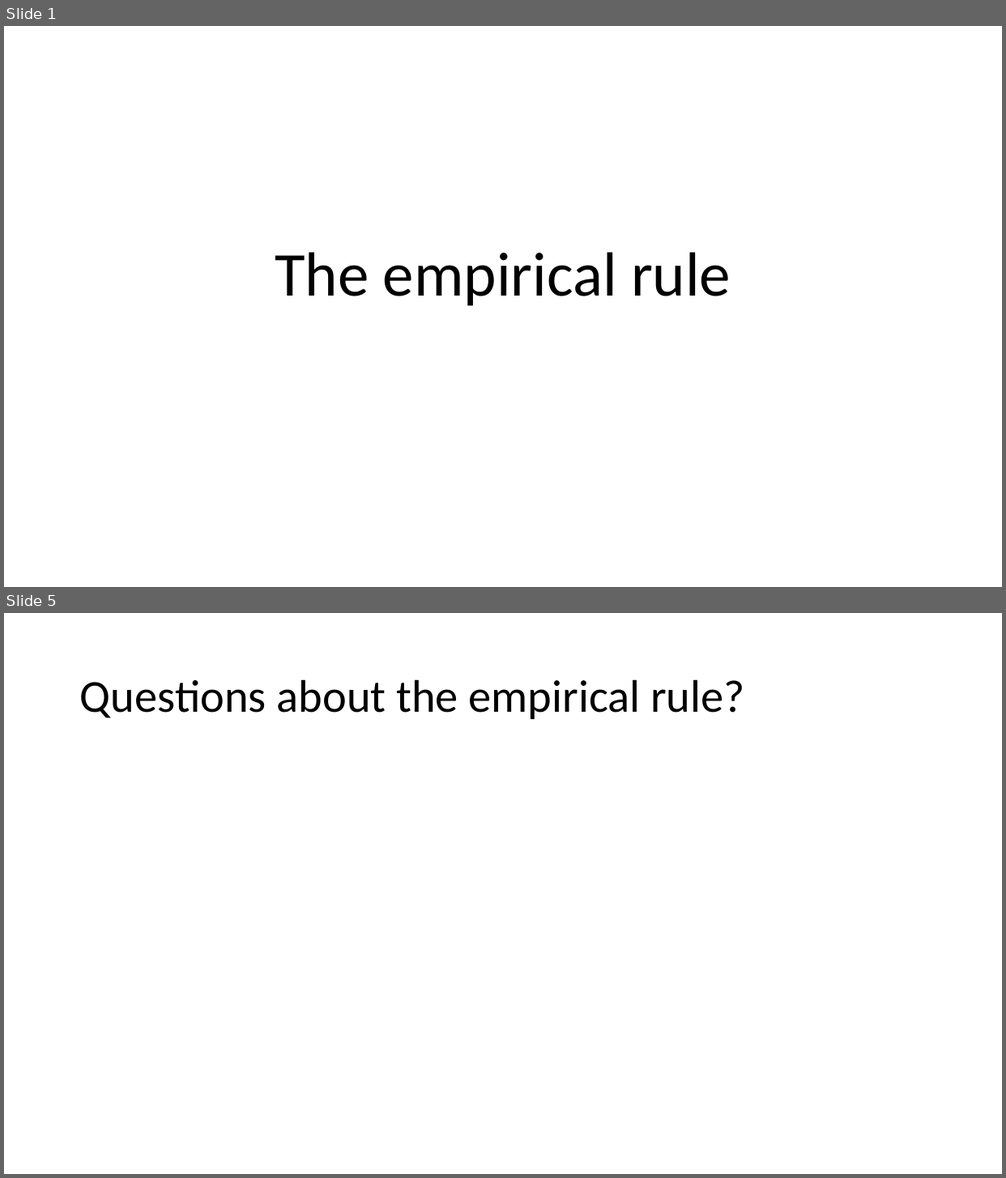
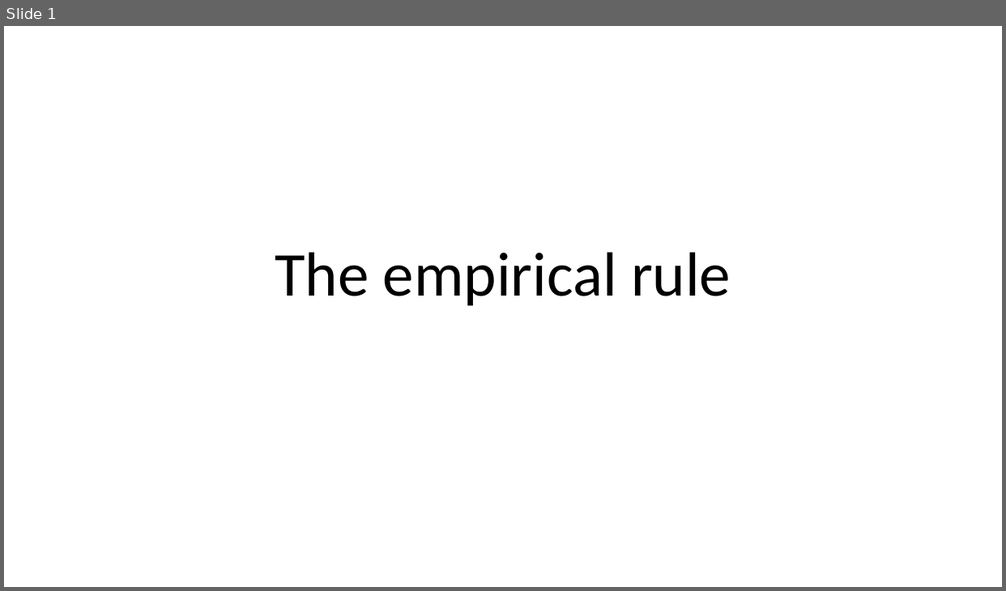
Before and after one commit to summerofgeorge/empirical-rule-demo, a slide deck: empircal-rule-demo.pptx. Shown one above the other, each under a label of ours: slides 1 and 5 before the commit, slide 1 after it; the slides between them are not shown. The pictures are 1006x1178 and 1006x591 pixels, drawn with LibreOffice and Linux fonts; fonts in the diff are those of the drawing. Boxes give left, top, right and bottom in pixels: in the first picture for what was removed or moved away, otherwise in the second. Text is boxed around its words. In the diff, an @@ line names an element or a change of style, - is before the commit and + after.

```diff
--- a/empircal-rule-demo.pptx
+++ b/empircal-rule-demo.pptx
@@ slide 5 removed at (x1=4, y1=613, x2=1002, y2=1174), background #FFFFFF @@
@@ title removed at (x1=80, y1=679, x2=744, y2=719) @@
-Questions about the empirical rule?
```
Also in this commit, not shown: 1 slide changed, 1 slide added, 1 other slide removed.
